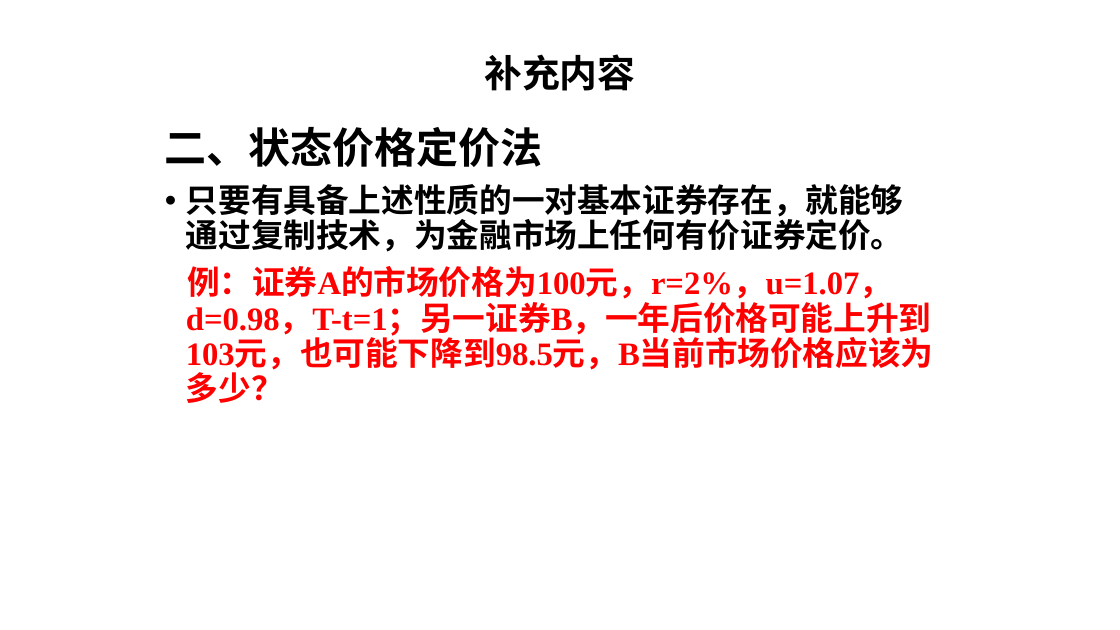
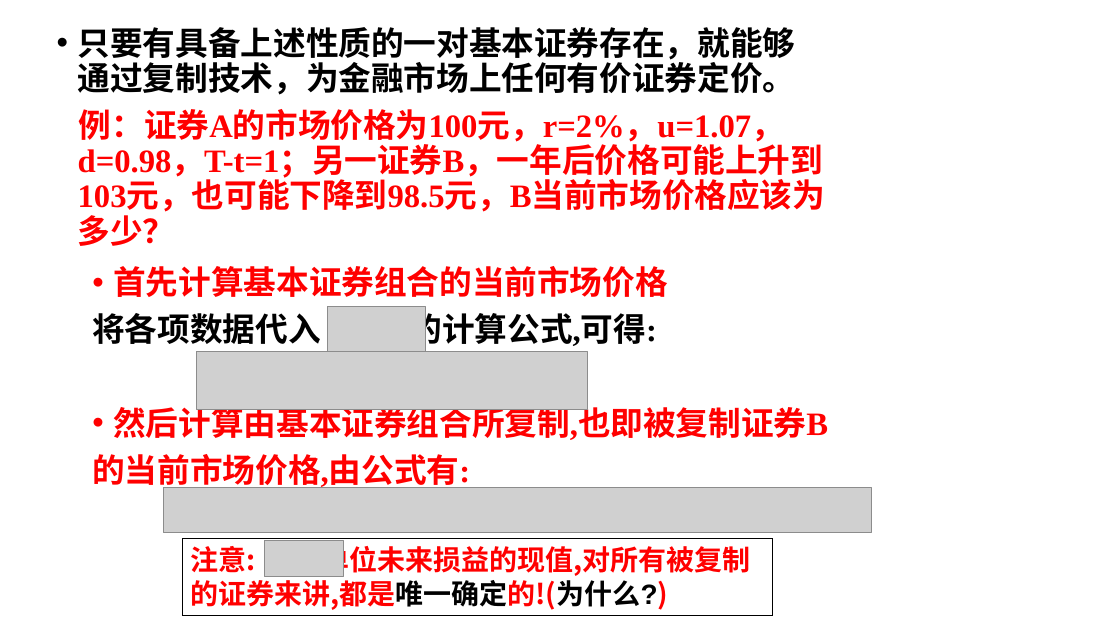
Before and after one commit to yunfengxs/my-Papers, a slide deck: slide 116 of 金工/金工一二三180(124-154不考).pptx. Drawn at 1120x630 pixels with LibreOffice and Linux fonts; fonts in the diff are those of the drawing; grey boxes stand for pictures. Boxes give left, top, right and bottom in pixels: in the first picture for what was removed or moved away, otherwise in the second. Text is boxed around its words. In the diff, an @@ line names an element or a change of style, - is before the commit and + after.

```diff
--- a/金工/金工一二三180(124-154不考).pptx
+++ b/金工/金工一二三180(124-154不考).pptx
@@ text "只要有具备上述性质的一对基本证券存在，就能够通过复制技术，为金融市场上任何有价证券定价。": place and size @@
-text "只要有具备上述性质的一对基本证券存在，就能够通过复制技术，为金融市场上任何有价证券定价。" at [165,127,934,370]
+text "只要有具备上述性质的一对基本证券存在，就能够通过复制技术，为金融市场上任何有价证券定价。" at [78,27,826,212]
@@ title removed at [484,54,635,91] @@
-补充内容
@@ text at [165,127,543,167]: paragraph removed @@
-二、状态价格定价法
@@ text added at [92,266,828,490], 28 pt, text #FF0000, bold @@
+• 首先计算基本证券组合的当前市场价格
+将各项数据代入 的计算公式,可得:
+• 然后计算由基本证券组合所复制,也即被复制证券B
+的当前市场价格,由公式有:
@@ picture added at [328,307,425,352] @@
@@ picture added at [197,352,587,410] @@
@@ picture added at [163,487,871,534] @@
@@ rectangle added at [182,539,773,615], outline #000000 0.75 pt, 24 pt, text #FF0000, bold @@
+注意: 是单位未来损益的现值,对所有被复制的证券来讲,都是唯一确定的!(为什么?)
@@ picture added at [265,541,344,577] @@
```
Also in this commit, not shown: 8 other slides changed, 7 other files.
